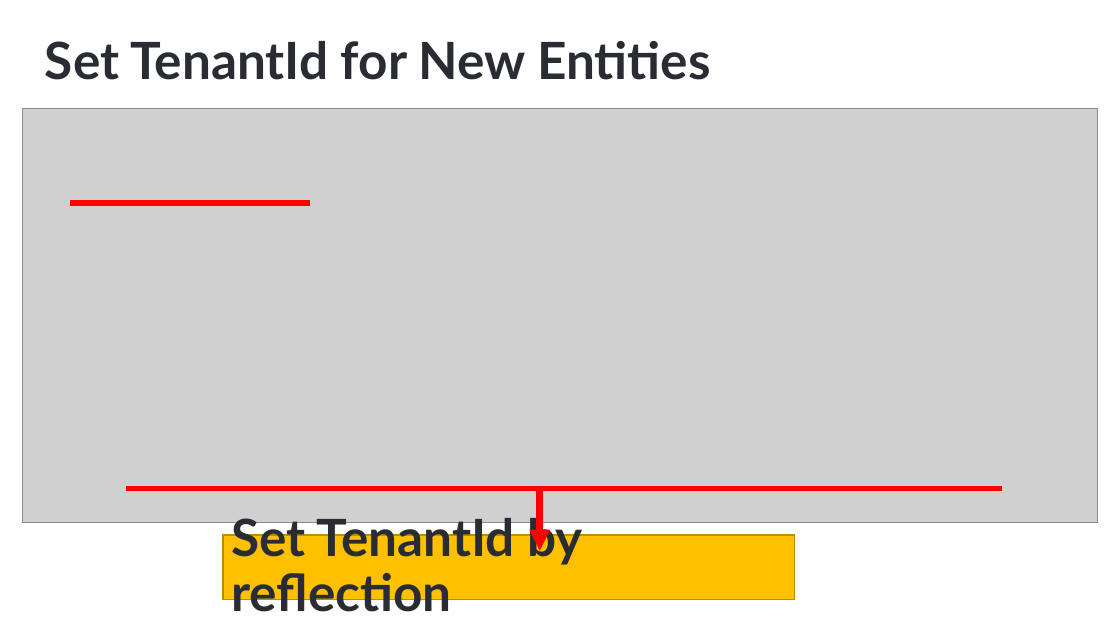
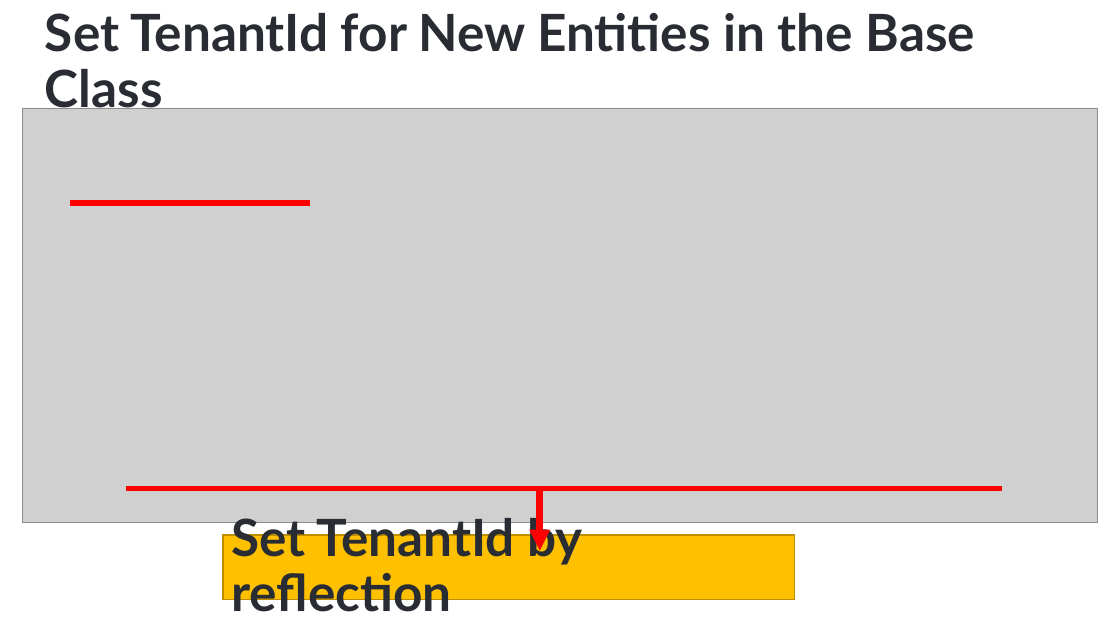
Before and after one commit to ebicoglu/presentations, a slide deck: slide 29 of multi-tenancy-wearedevelopers-2025_30mins.pptx. Drawn at 1120x630 pixels with LibreOffice and Linux fonts; fonts in the diff are those of the drawing; grey boxes stand for pictures; background and template pictures are left out. Boxes give left, top, right and bottom in pixels: in the first picture for what was removed or moved away, otherwise in the second. Text is boxed around its words. In the diff, an @@ line names an element or a change of style, - is before the commit and + after.

```diff
--- a/multi-tenancy-wearedevelopers-2025_30mins.pptx
+++ b/multi-tenancy-wearedevelopers-2025_30mins.pptx
@@ title at (45, 13, 975, 117): text changed @@
-Set TenantId for New Entities
+Set TenantId for New Entities in the Base Class
```
Also in this commit, not shown: 19 other slides changed.
